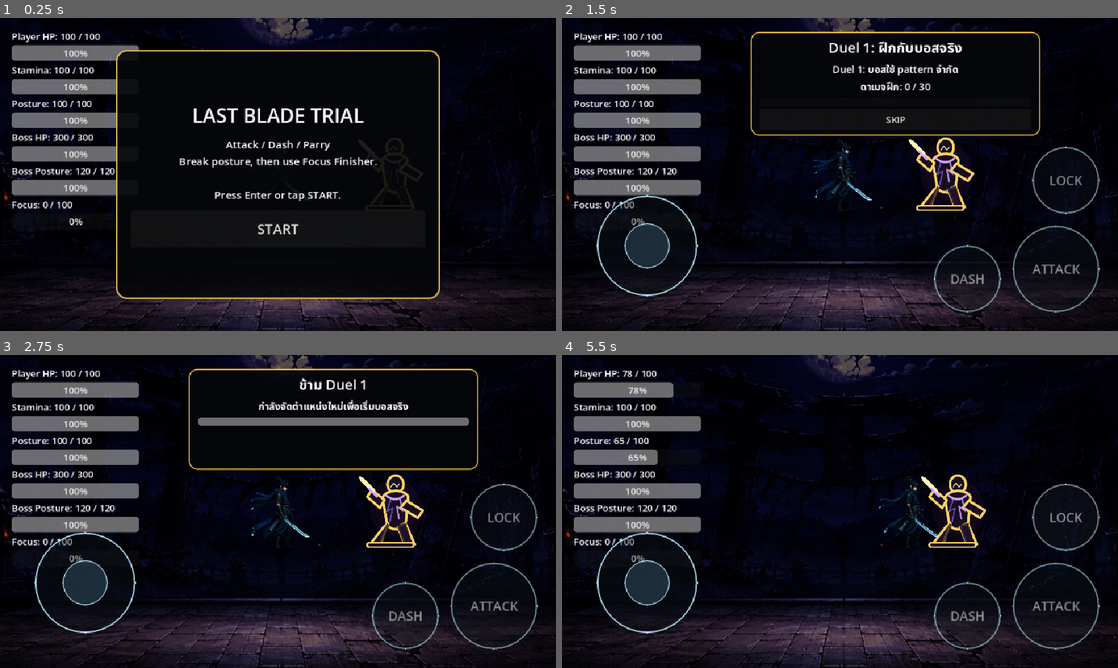
Above: before the commit, frames 1-4 (two rows, left to right).
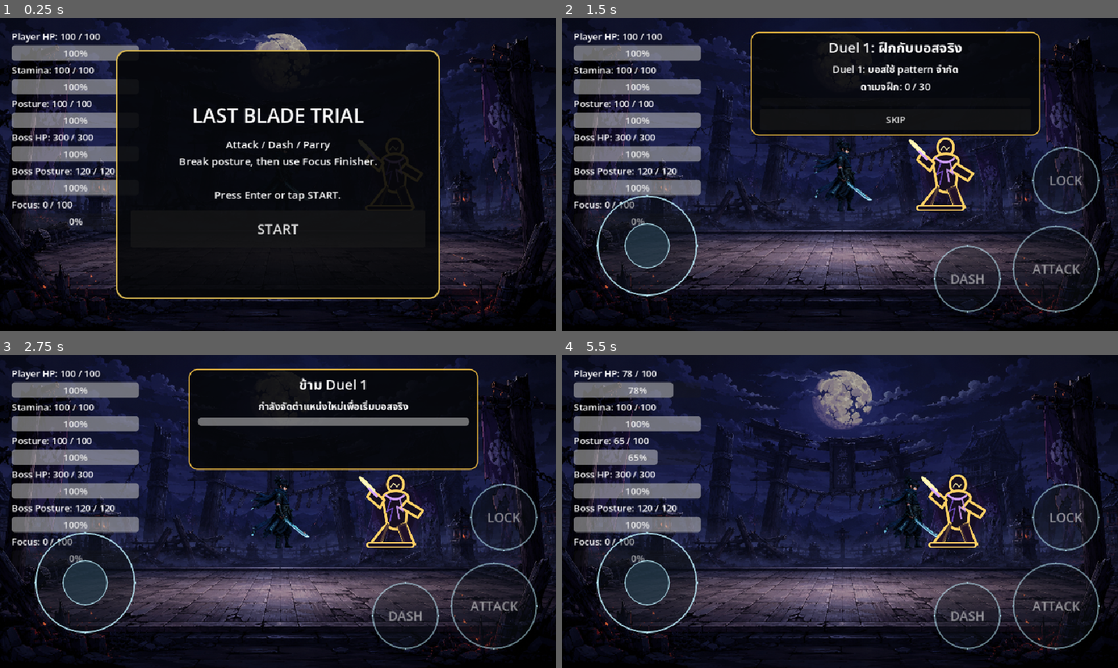
Above: after the commit, the same moments.

Repository: shanwinder/lastblade
Game: Godot game, scene res://scenes/main/BossBrokenMaster.tscn
Two runs of this game, one before a commit and one after it. Both use one fixed random seed, a clock stepped at 60 frames per second and the inputs below.
Inputs:
- Up to frame 1 (0.25 s): no input
- Up to frame 2 (1.5 s): click "START" at 0.5 s; click "SKIP" at 1.25 s
- Up to frame 3 (2.75 s): click "SKIP" at 2 s
- Up to frame 4 (5.5 s): click "ATTACK" at 2.75 s; click "DASH" at 3.5 s; click "LOCK" at 4.25 s; click "LOCKED" at 5 s

The runs differ from the first frame. In frame 1, 25% of the frame differs, in the area x 0-100%, y 0-100%; in frame 2, 43%; in frame 3, 44%; in frame 4, 57%.

Commit message:
Update BossBrokenMaster.tscn

Diff:
--- a/last-blade-trial/scenes/main/BossBrokenMaster.tscn
+++ b/last-blade-trial/scenes/main/BossBrokenMaster.tscn
@@ -44,9 +44,12 @@
 
 [node name="ArenaVisualManager" type="Node2D" parent="World" unique_id=462678845]
 script = ExtResource("18_arena_visual")
+background_texture_path = "uid://ci5tikbsh4ykv"
 use_screen_space_background = false
 background_texture_z_index = -390
+force_background_texture_opaque = false
 use_procedural_background_when_texture_missing = false
+arena_visual_size = Vector2(960, 540)
 
 [node name="GameCamera" type="Camera2D" parent="World" unique_id=1357210702 groups=["game_camera"]]
 position = Vector2(576, 324)
Not shown: 1 places in last-blade-trial/scenes/main/BossBrokenMaster.tscn that only renumber resources
